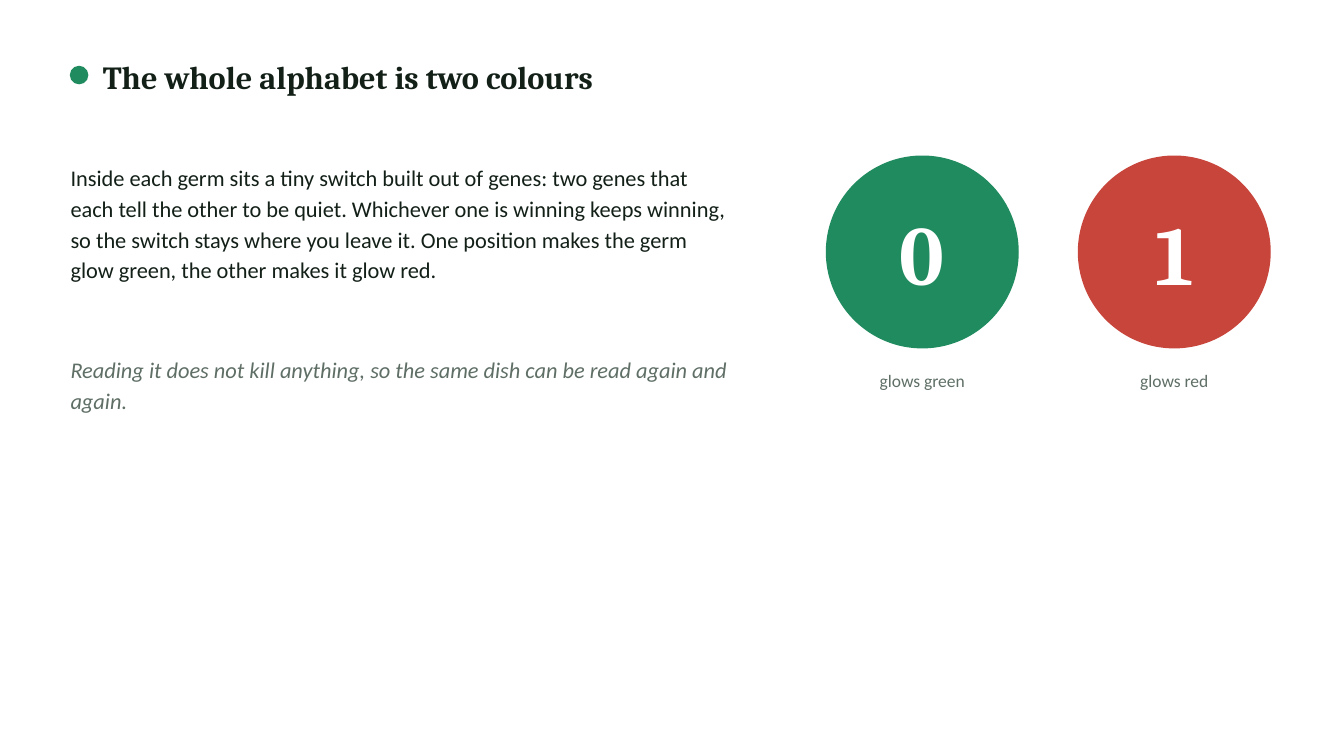
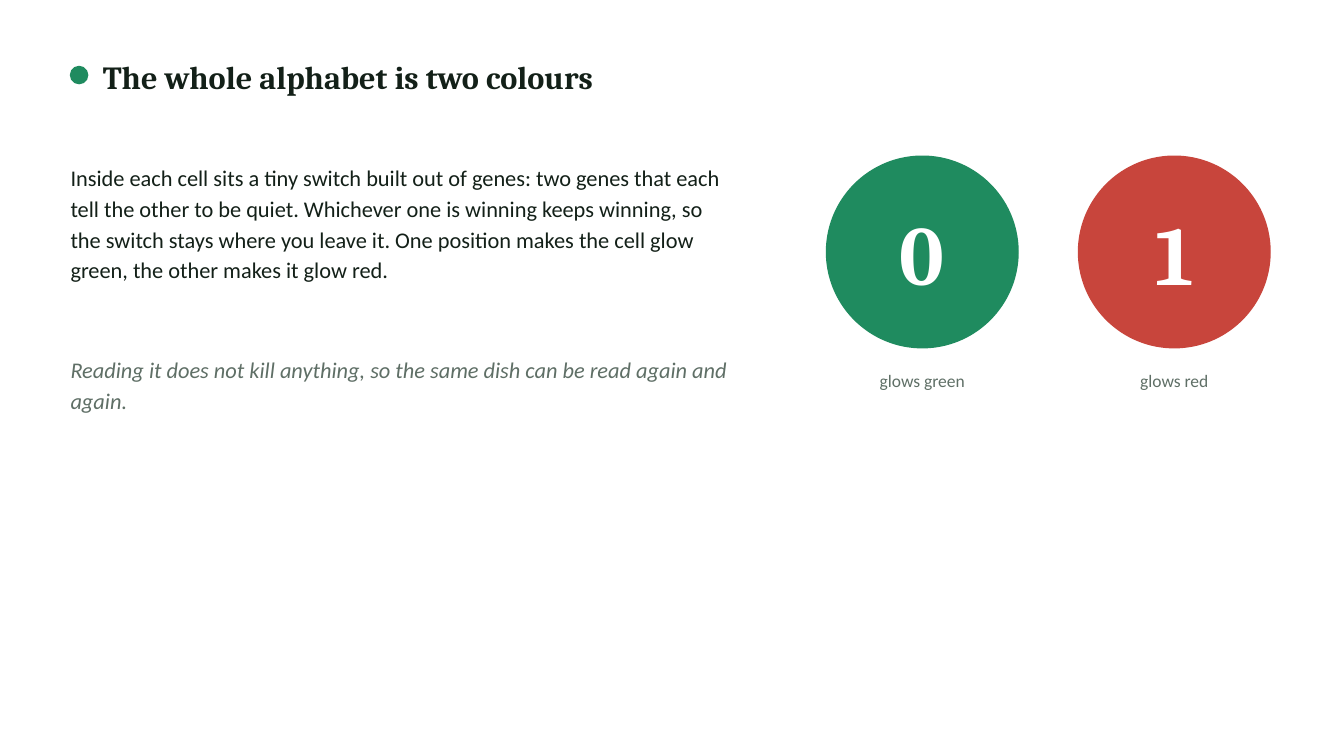
Before and after one commit to rewired89/Acheron, a slide deck: slide 6 of docs/pitch/Acheron_Plain_Explainer.pptx (slide 5 before the commit). Drawn at 1344x756 pixels with LibreOffice and Linux fonts; fonts in the diff are those of the drawing. Boxes give left, top, right and bottom in pixels: in the first picture for what was removed or moved away, otherwise in the second. Text is boxed around its words. In the diff, an @@ line names an element or a change of style, - is before the commit and + after.

```diff
--- a/docs/pitch/Acheron_Plain_Explainer.pptx
+++ b/docs/pitch/Acheron_Plain_Explainer.pptx
@@ text at [71, 170, 719, 282]: text changed @@
-Inside each germ sits a tiny switch built out of genes: two genes that each tell the other to be quiet. Whichever one is winning keeps winning, so the switch stays where you leave it. One position makes the germ glow green, the other makes it glow red.
+Inside each cell sits a tiny switch built out of genes: two genes that each tell the other to be quiet. Whichever one is winning keeps winning, so the switch stays where you leave it. One position makes the cell glow green, the other makes it glow red.
```
Also in this commit, not shown: 6 other slides changed, 1 slide added, 2 other files.
